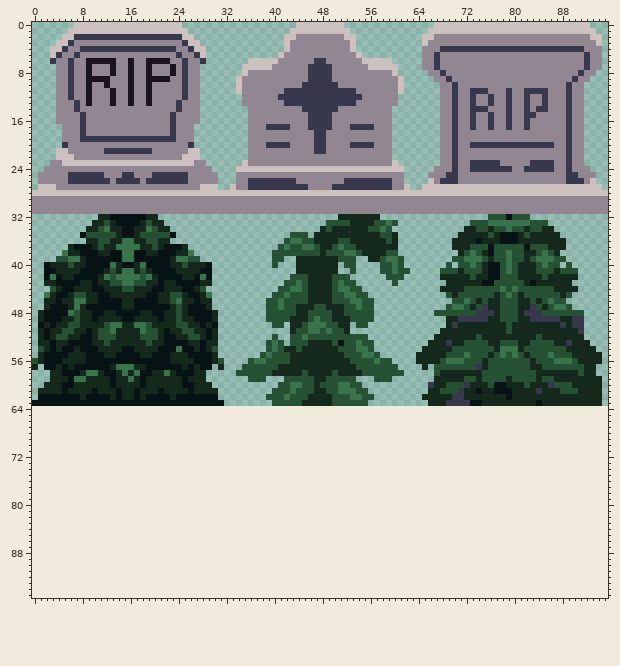
Edited in one commit: sprite sheet (images/graveyardObjects.png). Above, as it was before the edit.
The file is 96x64 pixels. The old version is drawn lined up with the new one, on the new canvas.
The result:
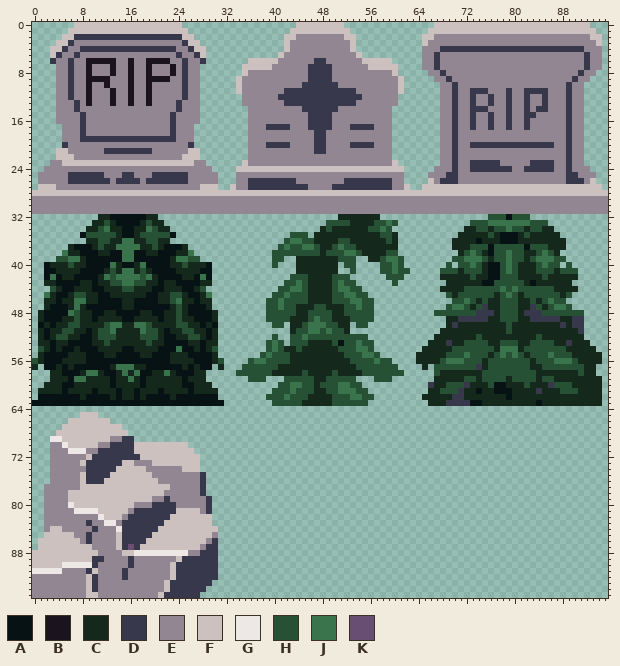
Palette (. is transparent): A #061213  B #1b141e  C #14291b  D #38384c  E #918692  F #ccc1be  G #ede7e5  H #275135  J #39744c  K #694e74
Author's note on the commit: Added Rough Rocks
Difference:
canvas 96x64 -> 96x96
y 65: x 8..10 ... -> FFF
y 66: x 6..12 ....... -> FFFFFFF
y 67: x 5..14 .......... -> FFFFFFFFFF
y 68: x 4..15 ............ -> FFFFFFFFFFFF
y 69: x 3..16 .............. -> GGFFFFFFFFEEDD
y 70: x 3..25 ....................... -> EEGFFFFFEEDDDDFFFFFFFFF
y 71: x 3..26 ........................ -> EEEGGGEEDDDDDDFFFFFFFFFF
y 72: x 3..27 ......................... -> EEEEEEFDDDDDDDDFFFFFFFFFF
y 73: x 3..27 ......................... -> EEEEEFDDDDDDFFEEEFFFFFFFF
y 74: x 3..27 ......................... -> EEEEEEDDDDDFFFFFEEEEEEFFF
y 75: x 3..28 .......................... -> EEEEEFDDDDFFFFFFFEEEEEEEED
y 76: x 3..28 .......................... -> EEEEEFDDDFFFFFFFFFEEEEEEED
y 77: x 2..28 ........................... -> EEEEEEFFFFFFFFFFFFFFFEEEEED
y 78: x 2..28 ........................... -> EEEEFFFFFFFFFFFFFFFFEEEEEED
y 79: x 2..29 ............................ -> EEEEFFFFFFFFFFFFFFEEDEEEEEED
y 80: x 2..29 ............................ -> EEEEGFFFFFFFFFFEEEDDDDEEEEED
y 81: x 2..29 ............................ -> EEEEEGGGGFFFFFEDDDDDDDFFFFED
y 82: x 2..29 ............................ -> EEEEEEEEEGFFFEDDDDDDDFFFFFFF
y 83: x 2..29 ............................ -> EEEEEEEDEEGGEDDDDDDDFFFFFFFF
y 84: x 2..30 ............................. -> EFFEEEEEDEEEGDDDDDDFFFFFFFFFF
y 85: x 2..30 ............................. -> FFFFFEEDEEEEFDDDDDFFFFFFFFFFE
y 86: x 1..30 .............................. -> FFFFFFFEDEEEEFDDDDFFFFFFFFFFED
y 87: x 1..30 .............................. -> FFFFFFFFFEEEEFDKDFFFFFFFFFFEDD
y 88: x 0..30 ............................... -> FFFFFFFFFFFEEEEFFGGGGGGGGGEEDDD
y 89: x 0..30 ............................... -> FFFFFFFFFFDDEEEEDEEEEEEEFDDDDDD
y 90: x 0..30 ............................... -> FFFFFGGGGGDEEEEEDEEEEEEFDDDDDDD
y 91: x 0..30 ............................... -> GGGGGEEEEDFEEEEDEEEEEEEFDDDDDDD
y 92: x 0..30 ............................... -> EEEEEEEEEFDEEEEDEEEEEEEFDDDDDDD
y 93: x 0..29 .............................. -> EEEEEEEEEFDEEEEEEEEEEEFDDDDDDD
y 94: x 0..28 ............................. -> EEEEEEEEEFDEEEEEEEEEEEFDDDDDD
y 95: x 0..27 ............................ -> EEEEEEEEEFFEEEEEEEEEEFDDDDDD
